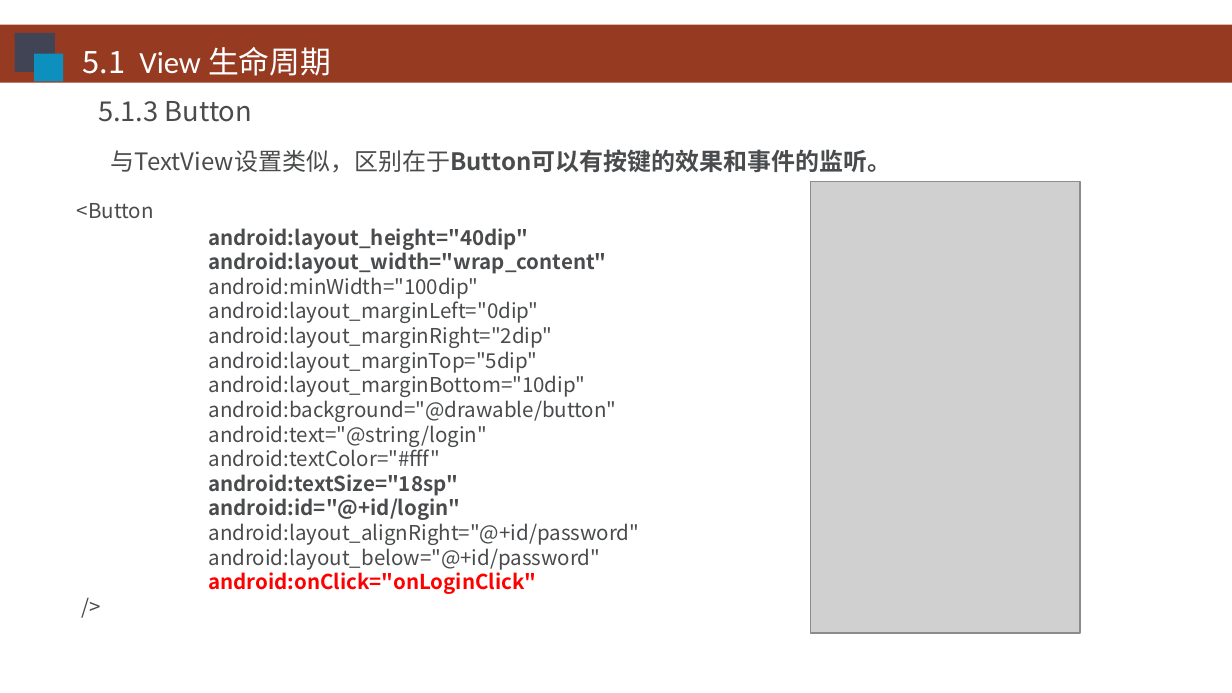
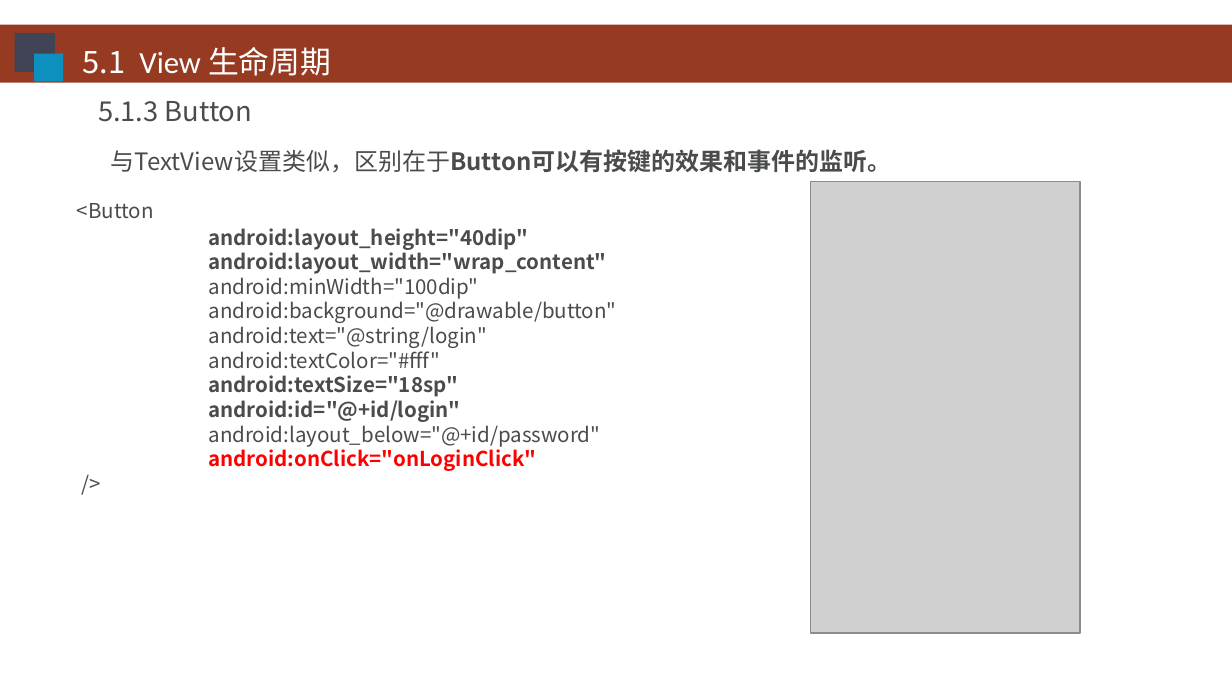
Before and after one commit to HBU/Android-PPT, a slide deck: slide 7 of 03.0 -- 用户界面 -- 第05章.ppt. Drawn at 1232x693 pixels with LibreOffice and Linux fonts; fonts in the diff are those of the drawing; grey boxes stand for pictures; background and template pictures are left out. Boxes give left, top, right and bottom in pixels: in the first picture for what was removed or moved away, otherwise in the second. Text is boxed around its words. In the diff, an @@ line names an element or a change of style, - is before the commit and + after.

```diff
--- a/03.0 -- 用户界面 -- 第05章.ppt
+++ b/03.0 -- 用户界面 -- 第05章.ppt
@@ text at (208, 298, 585, 397): paragraphs removed @@
-android:layout_marginLeft="0dip"
-android:layout_marginRight="2dip"
-android:layout_marginTop="5dip"
-android:layout_marginBottom="10dip"
@@ text at (208, 523, 639, 545): paragraph removed @@
-android:layout_alignRight="@+id/password"
```
Also in this commit, not shown: 6 other slides changed.
